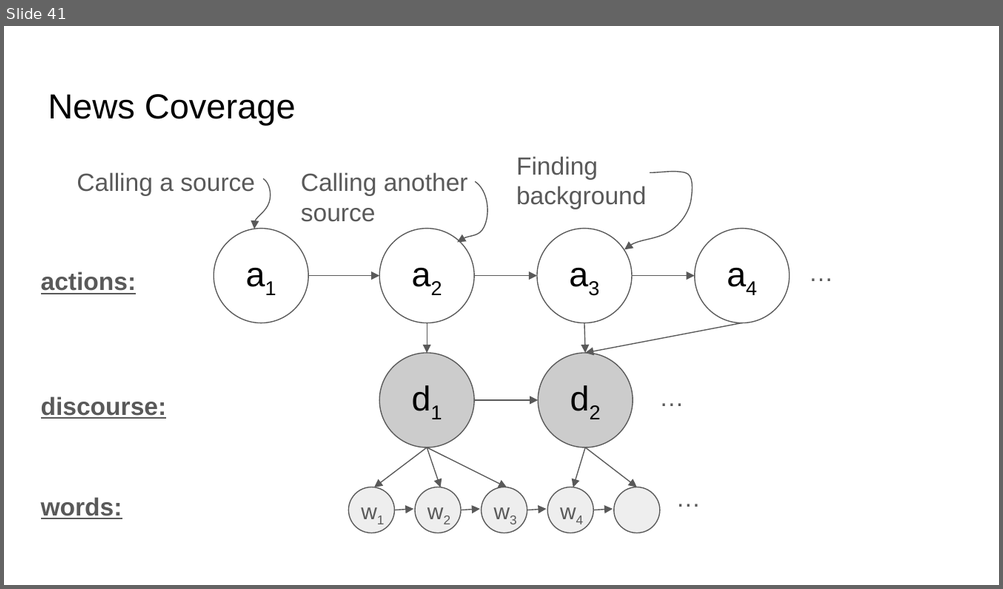
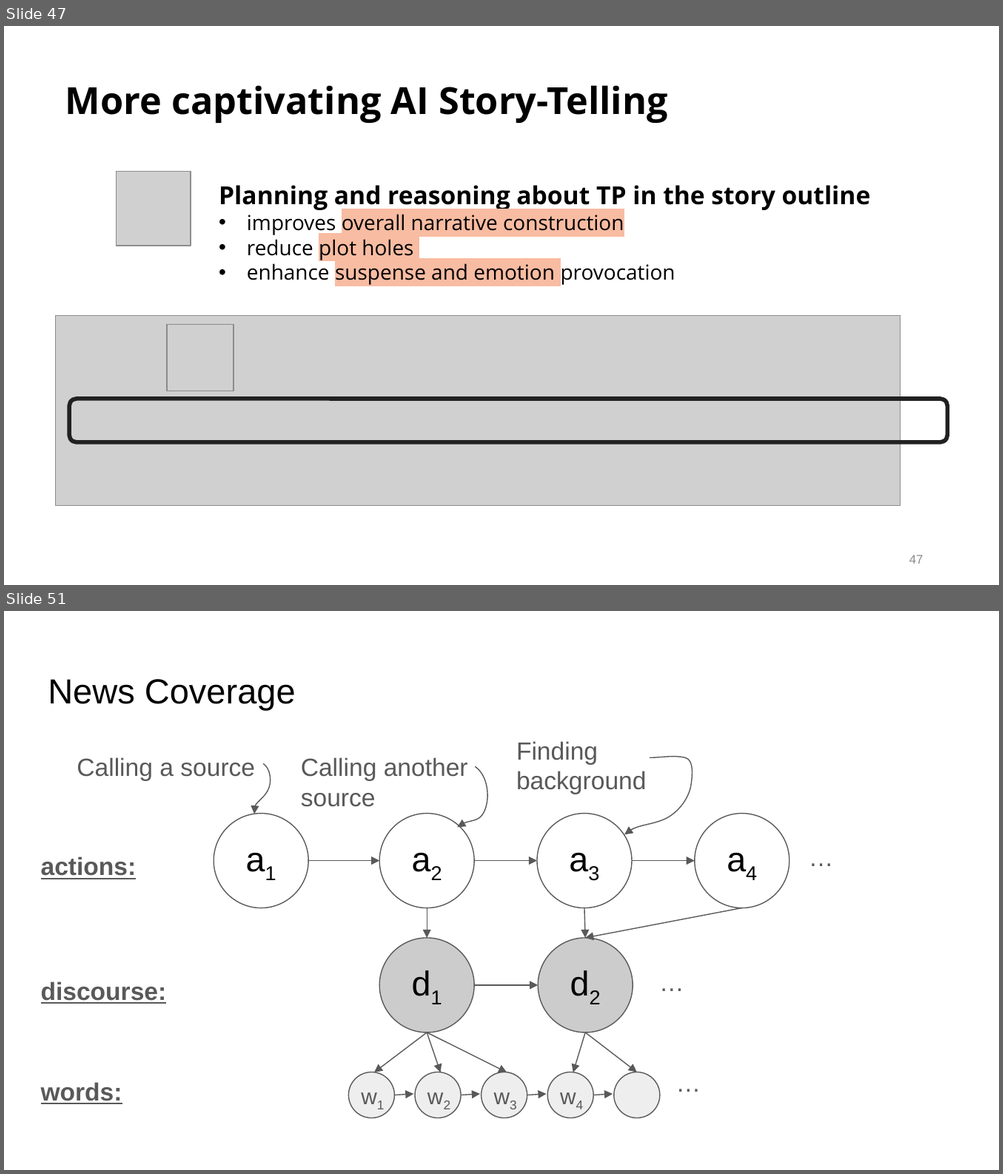
Before and after one commit to jonmay/USC-CS662, a slide deck: assets/files/discourse.pptx. Shown one above the other, each under a label of ours: slide 41 before the commit, slides 47 and 51 after it; the slides between them are not shown. The pictures are 1003x589 and 1003x1174 pixels, drawn with LibreOffice and Linux fonts; fonts in the diff are those of the drawing; grey boxes stand for pictures; background and template pictures are left out. Boxes give left, top, right and bottom in pixels: in the first picture for what was removed or moved away, otherwise in the second. Text is boxed around its words. In the diff, an @@ line names an element or a change of style, - is before the commit and + after.

Commit message:
tweak what i want to present about discourse

```diff
--- a/assets/files/discourse.pptx
+++ b/assets/files/discourse.pptx
@@ slide 47 added at box(4, 26, 999, 585), background #FFFFFF @@
@@ title added at box(65, 85, 668, 123), 27 pt, text #000000, bold @@
+More captivating AI Story-Telling
@@ picture added at box(116, 171, 191, 246) @@
@@ text added at box(219, 185, 871, 285), 15 pt, text #000000 @@
+Planning and reasoning about TP in the story outline
+• improves overall narrative construction
+• reduce plot holes
+• enhance suspense and emotion provocation
@@ picture added at box(56, 315, 900, 506) @@
@@ picture added at box(167, 324, 233, 391) @@
@@ rounded rectangle added at box(70, 399, 948, 443), outline #212121 3 pt @@
@@ page number added at box(909, 555, 923, 564), 9 pt, text #8C8C8C @@
+47
@@ what was slide 41 is now slide 51 @@
```
Also in this commit, not shown: 29 slides changed, 10 other slides added, 1 slide removed.
